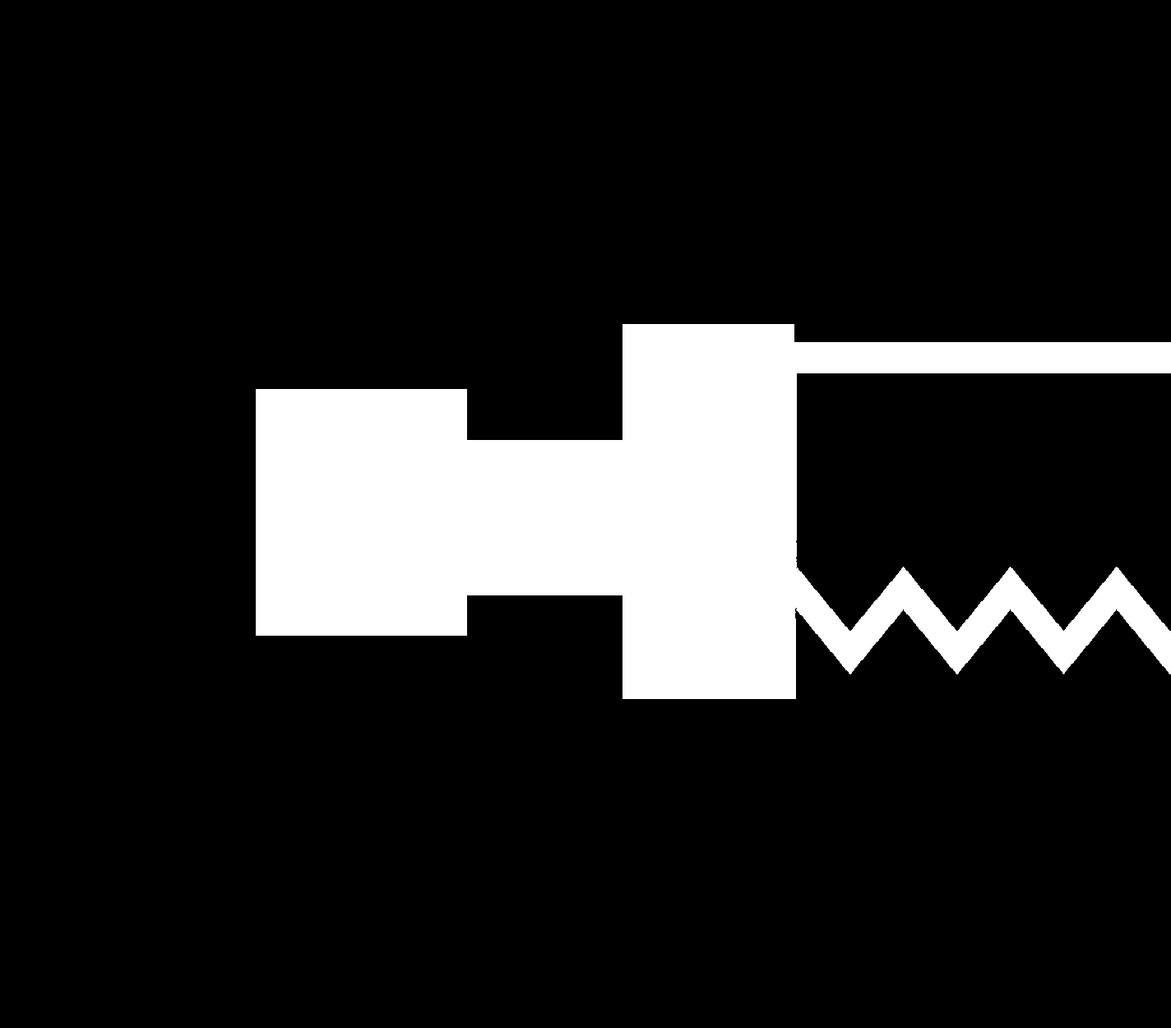
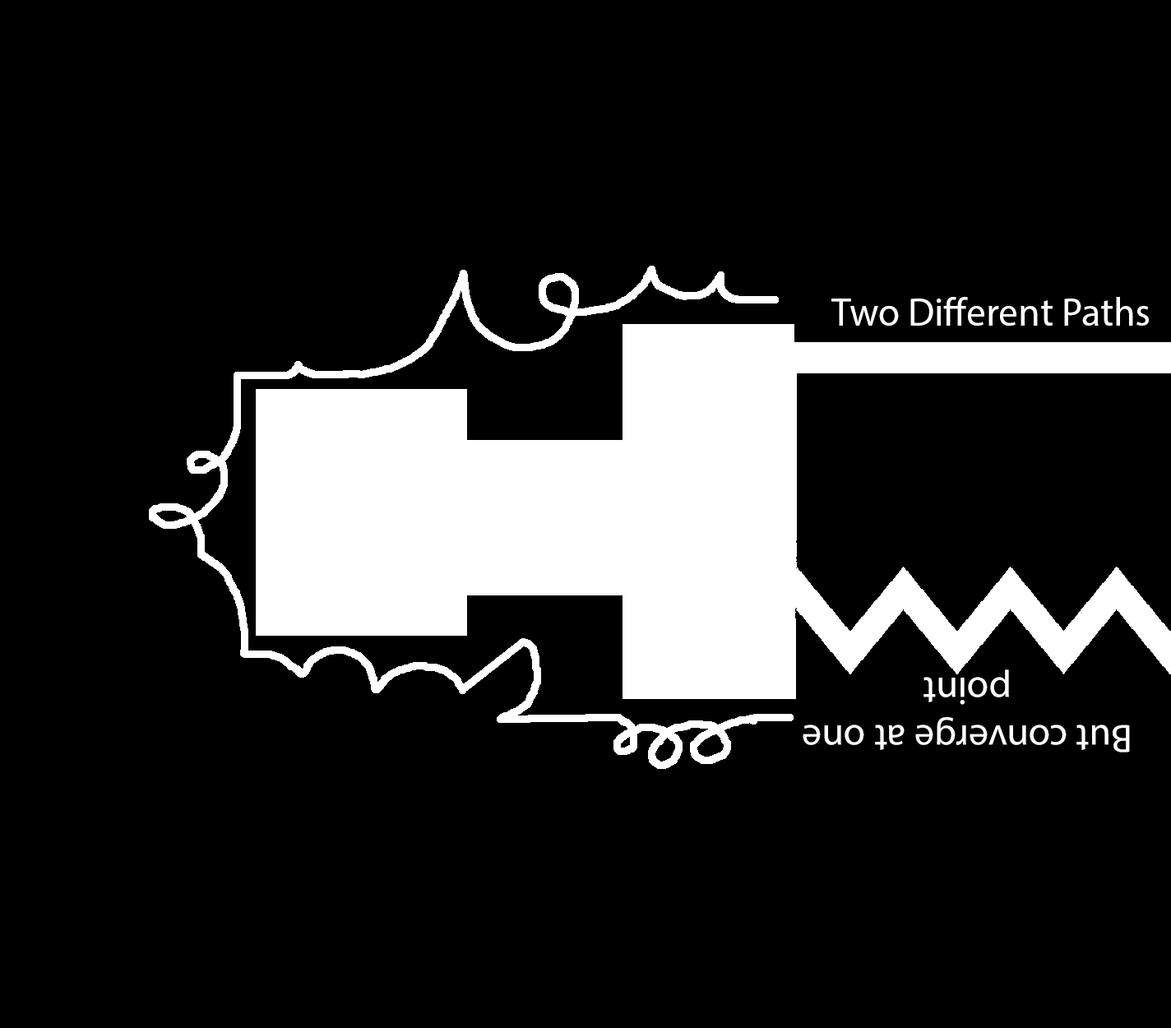
Layers edited between the first and the second 1171 x 1028 image:
added layer "But converge at one point" above "TTwo Different Paths" over (x1=802, y1=669, x2=1130, y2=753)
added layer "TTwo Different Paths" above "Time" over (x1=831, y1=296, x2=1149, y2=326)
painted on "Time" over (x1=148, y1=265, x2=794, y2=769)
